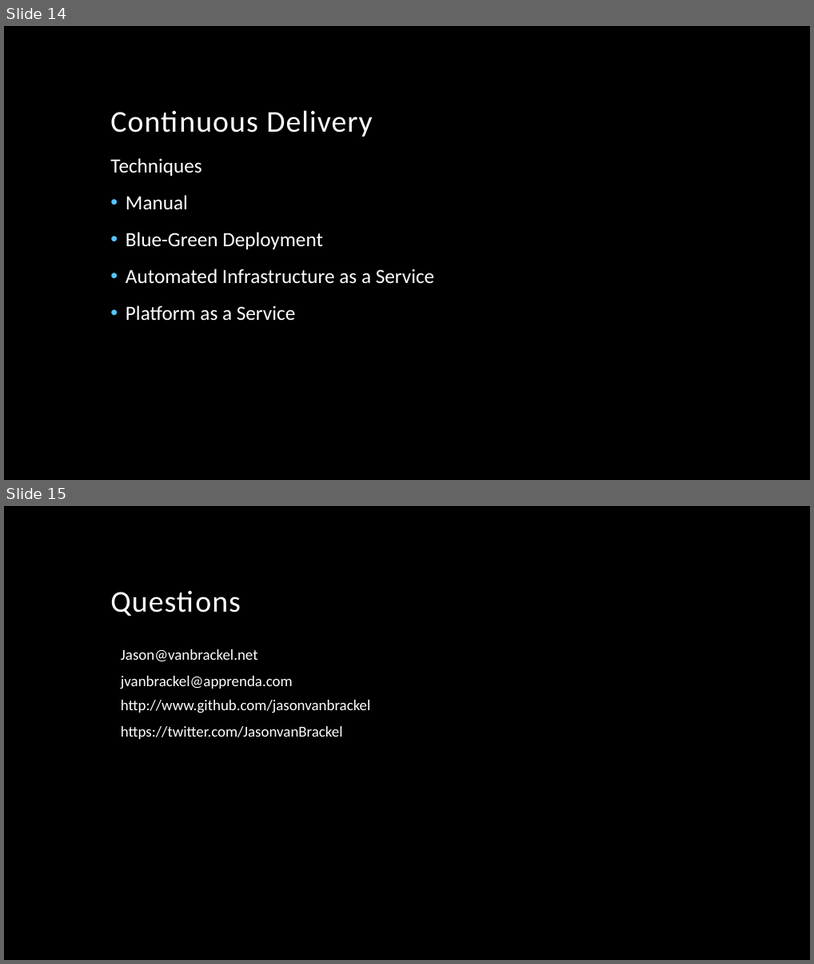
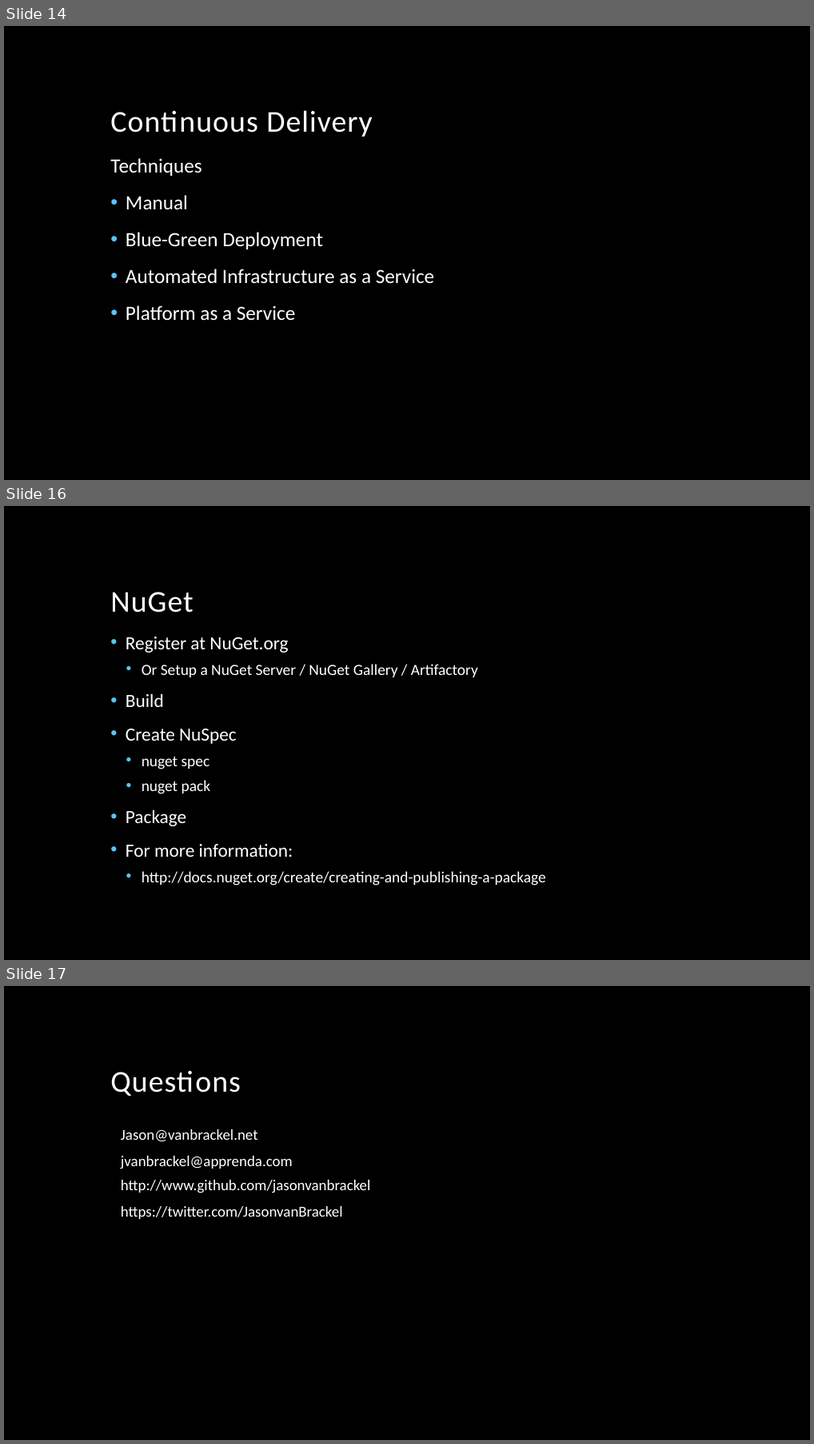
Before and after one commit to JasonvanBrackel/IntroToCiWithJenkins, a slide deck: docs/Introduction to Continuous Integration and Deployment with Jenkins.pptx. Shown one above the other, each under a label of ours: slides 14 and 15 before the commit, slides 14, 16 and 17 after it; the slides between them are not shown. The pictures are 814x964 and 814x1444 pixels, drawn with LibreOffice and Linux fonts; fonts in the diff are those of the drawing; background and template pictures are left out. Boxes give left, top, right and bottom in pixels: in the first picture for what was removed or moved away, otherwise in the second. Text is boxed around its words. In the diff, an @@ line names an element or a change of style, - is before the commit and + after.

Commit message:
Add nuget items

```diff
--- a/docs/Introduction to Continuous Integration and Deployment with Jenkins.pptx
+++ b/docs/Introduction to Continuous Integration and Deployment with Jenkins.pptx
@@ slide 16 added at box(4, 506, 810, 960), background picture (left out) @@
@@ title added at box(110, 592, 193, 612), 36 pt, text #FFFFFF @@
+NuGet
@@ text added at box(126, 636, 546, 885), 18.5 pt, text #FFFFFF @@
+• Register at NuGet.org
+  • Or Setup a NuGet Server / NuGet Gallery / Artifactory
+• Build
+• Create NuSpec
+  • nuget spec
+  • nuget pack
+• Package
+• For more information:
+  • http://docs.nuget.org/create/creating-and-publishing-a-package
@@ what was slide 15 is now slide 17 @@
```
Also in this commit, not shown: 2 slides changed, 1 other slide added, 7 other files.
